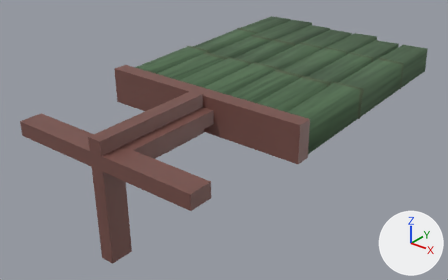
The glTF model assets/obstacles/bamboo_mid_7.glb as it was, and as the next commit left it.
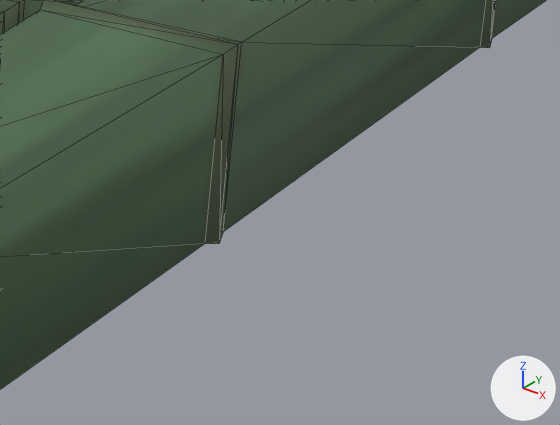
There are two pictures of each version: one whole from a 50 mm lens placed at (2.29, -1.81, 0.59), pointed at (-0.1, 1.17, -1.26), one close up on the part from 73% to 92% of the width and 29% to 52% of the height. Lighting does not change. The marker at lower right points along +X, +Y and +Z. The close-ups show mesh edges as thin lines. Where no turn or scale is listed for an object, it has been applied to the vertices. Vertices at the same position are counted once.

Names of what the first close-up shows: 'Obstacle'.
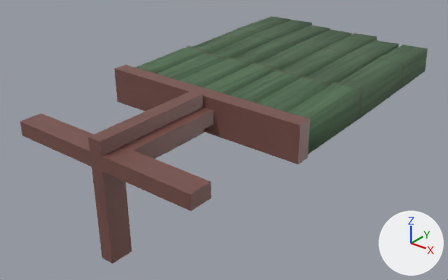
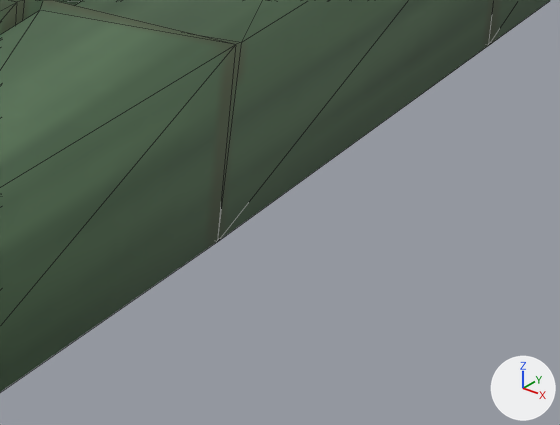
What the commit changed:
me_cube_011 is used by ob_obstacle; location (0.1985, 0.8821, -0.9007).
me_cube_011 had 280 vertices, 518 faces and spanned x -0.9..0.52, y 0.0..1.74, z -0.1..0.11.
me_cube_011 now has 213 vertices, 398 faces and spans x -0.9..0.52, y 0.0..1.74, z -0.1..0.11.
me_cube_011 part 1: 1 vertex moved within x -0.1, y 0.6, z -0.09; 72 vertices removed from x -0.9..0.52, y 0.56..1.25, z -0.09..0.11; 5 vertices added at x -0.9..0.33, y 0.6..1.24, z -0.09..0.11.

What differs and where, as boxes (x1, y1, x2, y2) in the close-ups (560 x 425 px):
'Obstacle', reshaped
    before: (0, 0, 546, 389)
    after: (0, 0, 551, 392)
part 1 of me_cube_011, cut back
    before: (0, 0, 546, 389)
    after: (29, 0, 309, 42)
